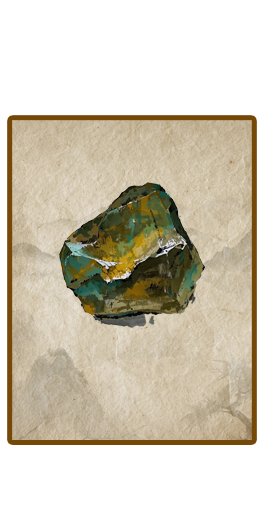
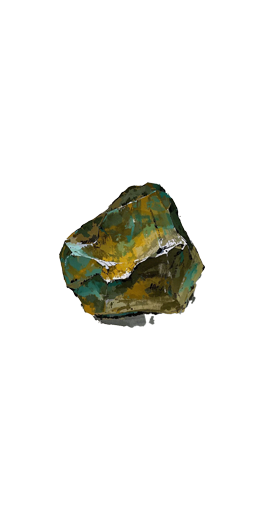
Layer changes from the first 264 x 525 image to the second:
hid "图层 1" over 12, 120, 252, 440
